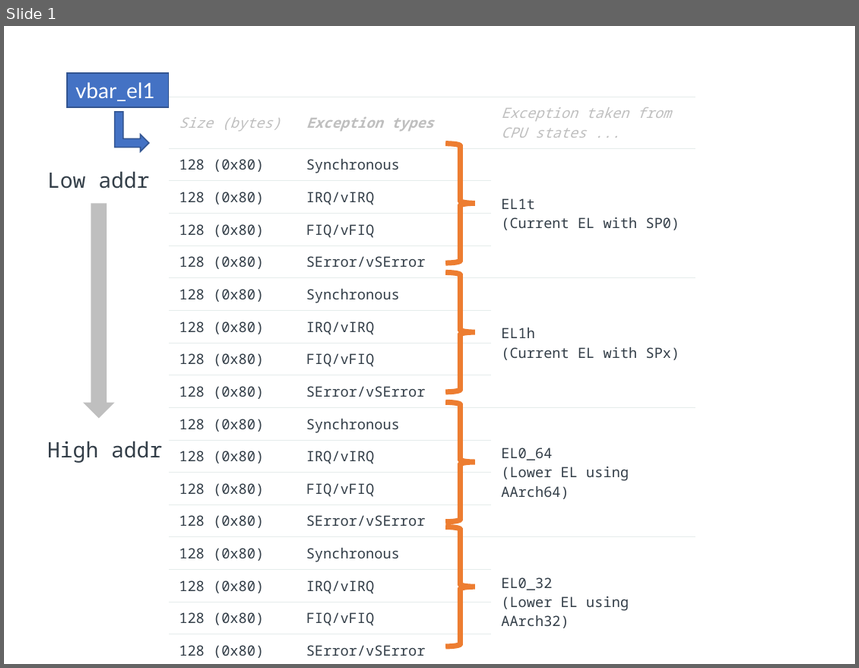
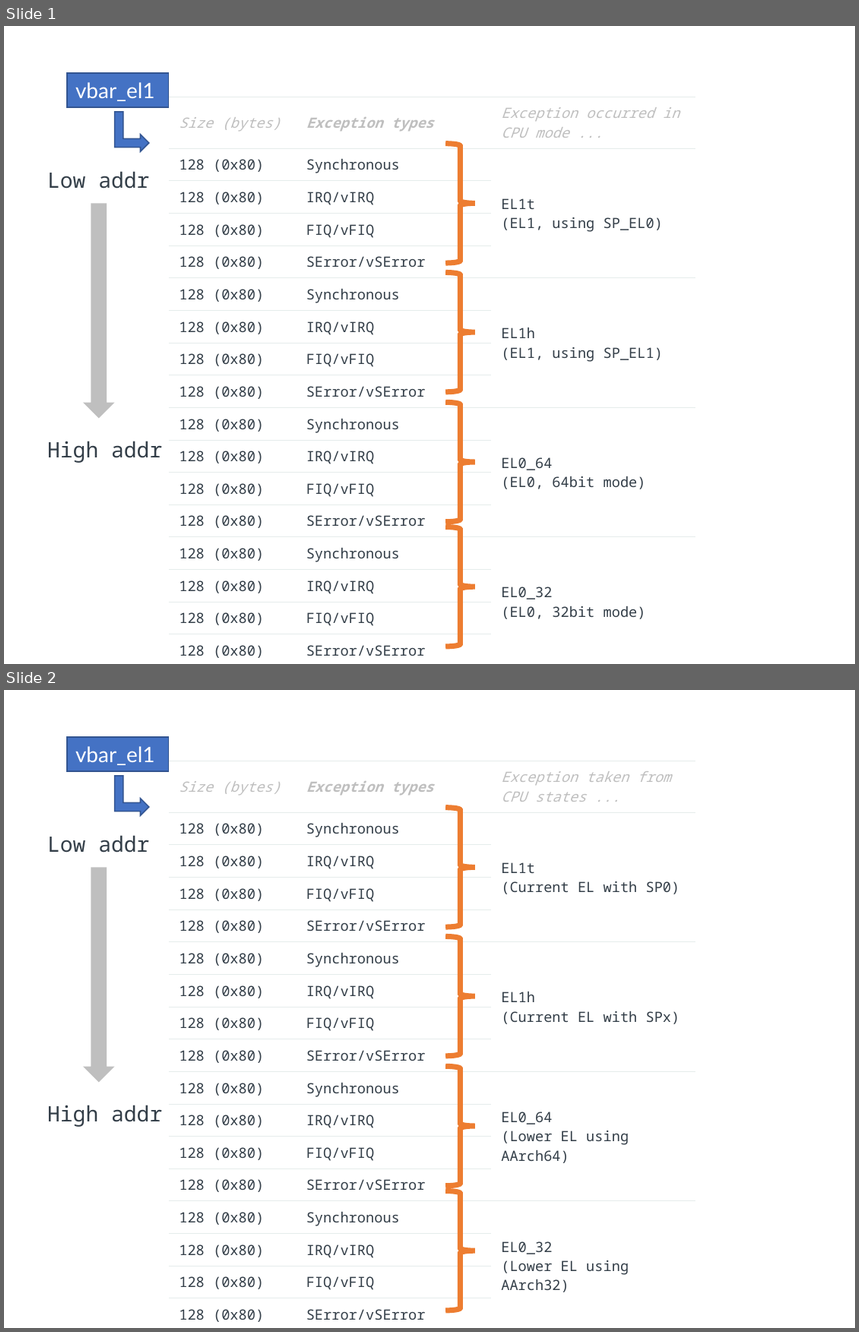
Before and after one commit to zhiming-xu/p1-kernel, a slide deck: docs/exp3/images/irq.pptx. Shown one above the other, each under a label of ours: slide 1 before the commit, slides 1 and 2 after it. The pictures are 859x668 and 859x1332 pixels, drawn with LibreOffice and Linux fonts; fonts in the diff are those of the drawing. Boxes give left, top, right and bottom in pixels: in the first picture for what was removed or moved away, otherwise in the second. Text is boxed around its words. In the diff, an @@ line names an element or a change of style, - is before the commit and + after.

```diff
--- a/docs/exp3/images/irq.pptx
+++ b/docs/exp3/images/irq.pptx
@@ slide 1 added at (4, 26, 855, 664), background #FFFFFF @@
@@ rectangle added at (67, 73, 168, 107), fill #4472C4, outline #325491 1 pt, 18 pt, text #FFFFFF @@
+vbar_el1
@@ bent up arrow added at (115, 112, 149, 151), fill #4472C4, outline #325491 1 pt @@
@@ table added at (168, 97, 695, 661), 17 rows, 3 columns @@
+Size (bytes) | Exception types | Exception occurred in CPU mode ...
+128 (0x80) | Synchronous | EL1t / (EL1, using SP_EL0)
+128 (0x80) | IRQ/vIRQ | 
+128 (0x80) | FIQ/vFIQ | 
+128 (0x80) | SError/vSError | 
+128 (0x80) | Synchronous | EL1h / (EL1, using SP_EL1)
+128 (0x80) | IRQ/vIRQ | 
+128 (0x80) | FIQ/vFIQ | 
+128 (0x80) | SError/vSError | 
+128 (0x80) | Synchronous | EL0_64 / (EL0, 64bit mode)
+128 (0x80) | IRQ/vIRQ | 
+128 (0x80) | FIQ/vFIQ | 
+128 (0x80) | SError/vSError | 
+128 (0x80) | Synchronous | EL0_32 / (EL0, 32bit mode)
+128 (0x80) | IRQ/vIRQ | 
+128 (0x80) | FIQ/vFIQ | 
+128 (0x80) | SError/vSError | 
@@ right brace added at (446, 144, 474, 263), outline #ED7D31 4.5 pt @@
@@ text added at (47, 171, 149, 189), 18 pt, text #333E48 @@
+Low addr
@@ down arrow added at (83, 203, 115, 418), fill #BFBFBF @@
@@ right brace added at (446, 273, 474, 393), outline #ED7D31 4.5 pt @@
@@ right brace added at (446, 402, 474, 522), outline #ED7D31 4.5 pt @@
@@ text added at (47, 441, 162, 463), 18 pt, text #333E48 @@
+High addr
@@ right brace added at (446, 528, 474, 648), outline #ED7D31 4.5 pt @@
@@ what was slide 1 is now slide 2 @@
```
Also in this commit, not shown: 3 other files.
